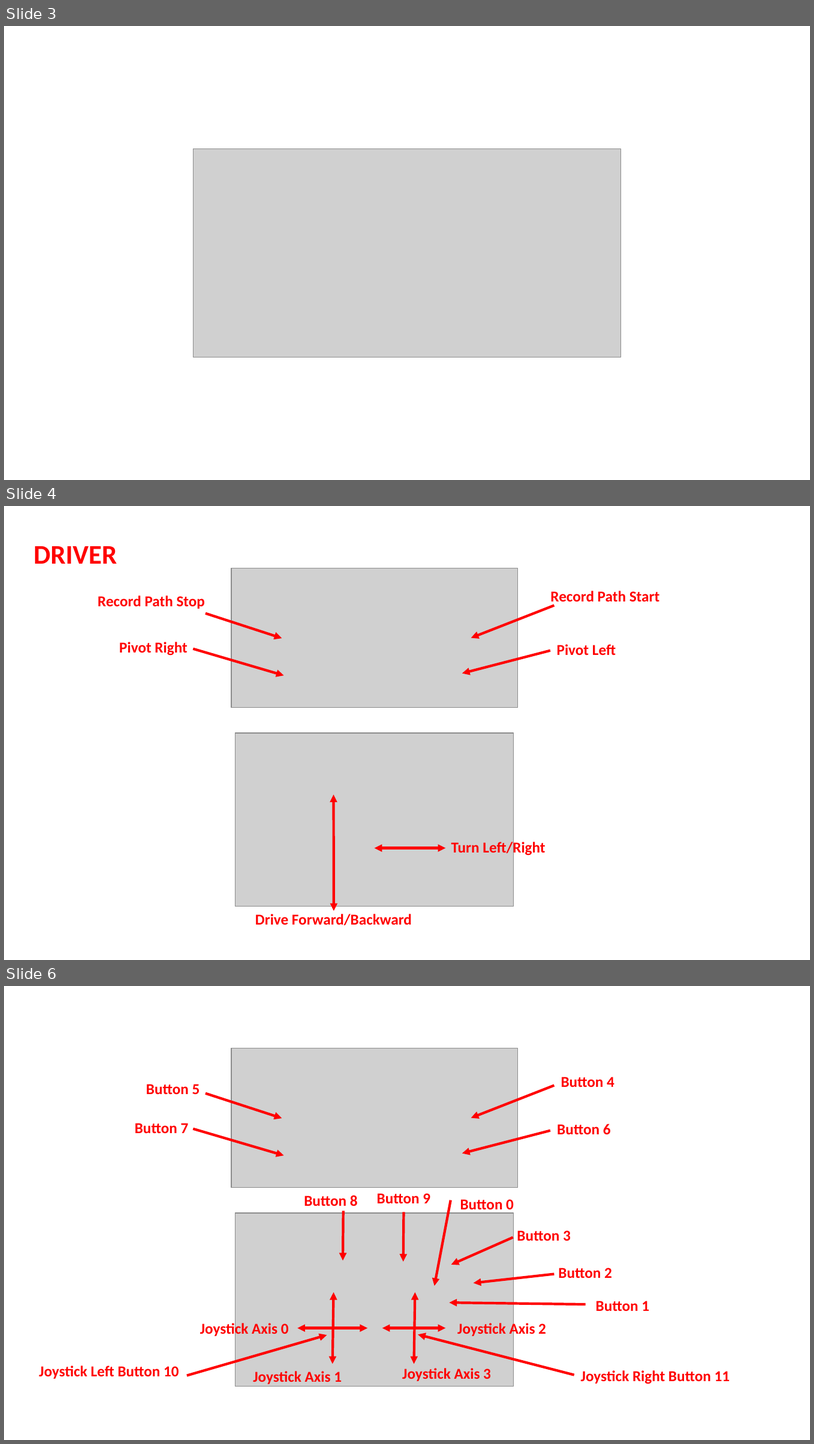
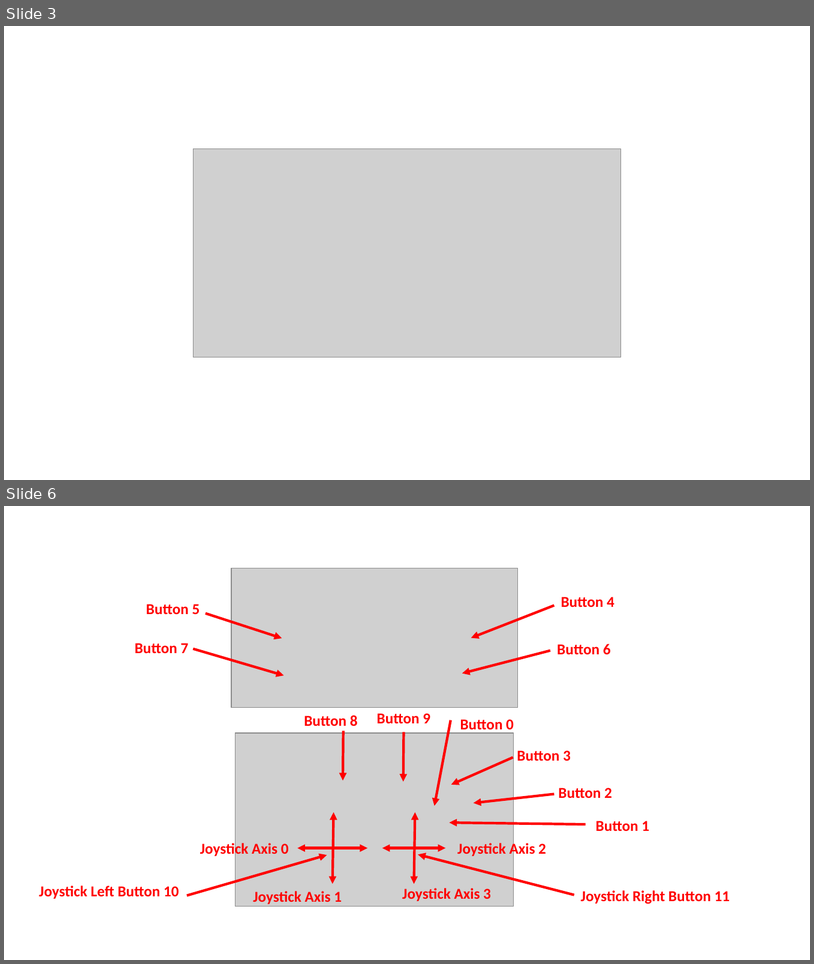
Before and after one commit to ramonarampage1159/2022-Rapid-React-Documents, a slide deck: 2022 Joystick.pptx. Shown one above the other, each under a label of ours: slides 3, 4 and 6 before the commit, slides 3 and 6 after it; the slides between them are not shown. The pictures are 814x1444 and 814x964 pixels, drawn with LibreOffice and Linux fonts; fonts in the diff are those of the drawing; grey boxes stand for pictures. Boxes give left, top, right and bottom in pixels: in the first picture for what was removed or moved away, otherwise in the second. Text is boxed around its words. In the diff, an @@ line names an element or a change of style, - is before the commit and + after.

```diff
--- a/2022 Joystick.pptx
+++ b/2022 Joystick.pptx
@@ slide 4 removed at (4,506,810,960), background #FFFFFF @@
@@ text removed at (33,546,117,564) @@
-DRIVER
@@ picture removed at (231,568,518,708) @@
@@ text removed at (98,595,205,609) @@
-Record Path Stop
@@ text removed at (551,591,660,606) @@
-Record Path Start
@@ arrow removed from (206, 613) to (282, 638) @@
@@ arrow removed from (555, 605) to (471, 638) @@
@@ text removed at (119,642,187,655) @@
-Pivot Right
@@ arrow removed from (194, 649) to (284, 675) @@
@@ text removed at (557,644,616,655) @@
-Pivot Left
@@ arrow removed from (551, 651) to (462, 673) @@
@@ picture removed at (236,733,514,906) @@
@@ double arrow removed from (333, 795) to (333, 911) @@
@@ text removed at (452,840,545,856) @@
-Turn Left/Right
@@ double arrow removed from (375, 848) to (446, 848) @@
@@ text removed at (255,913,412,925) @@
-Drive Forward/Backward
```
Also in this commit, not shown: 1 slide changed, 2 slides added, 1 other file.
